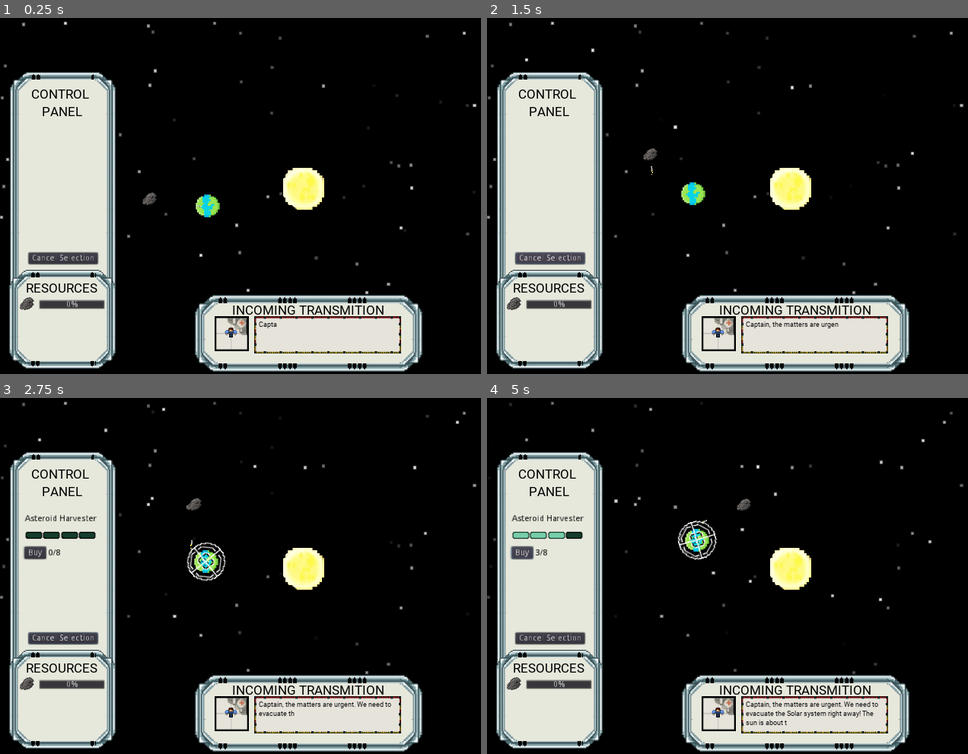
Above: before the commit, frames 1-4 (two rows, left to right).
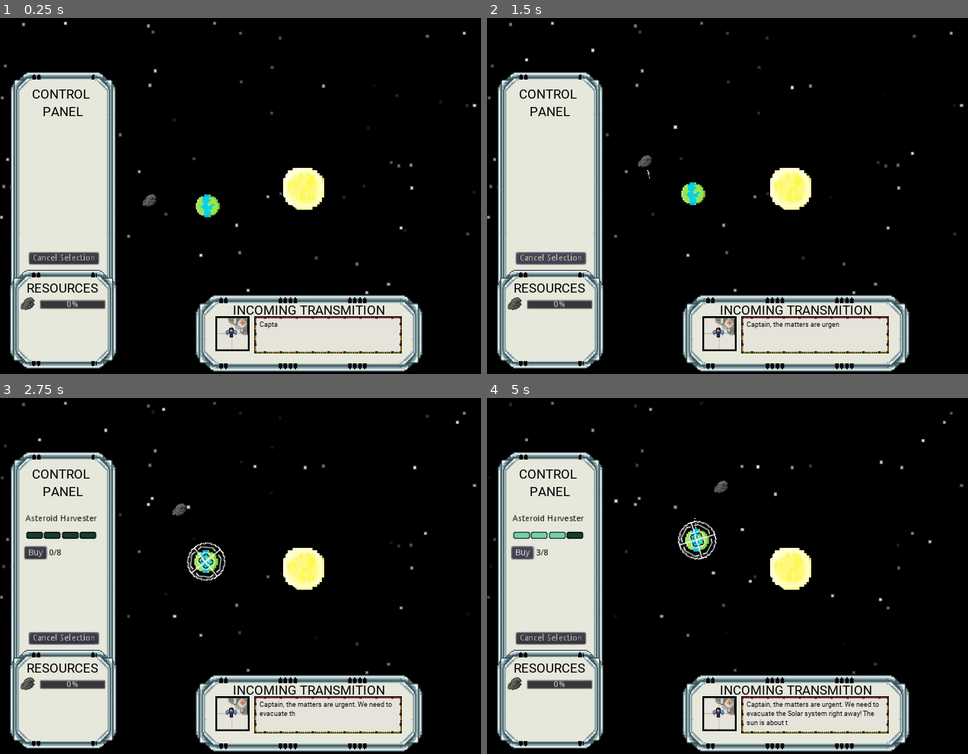
Above: after the commit, the same moments.

Repository: dev-cyprium/EndOfTheUniverse
Game: Godot game, scene res://Scenes/Main.tscn
Same seed, same stepped clock (60 frames per second), same inputs: the game is played once before the commit and once after it.
Inputs (mouse positions are in pixels of both pictures, inside the frame that each line leads up to):
- Up to frame 1 (0.25 s): no input
- Up to frame 2 (1.5 s): move the mouse to (814, 334) at 0.52 s; click (814, 334) at 0.67 s; click "Cancel Selection" at 1.25 s
- Up to frame 3 (2.75 s): move the mouse to (206, 568) at 2.02 s; click (206, 568) at 2.17 s
- Up to frame 4 (5 s): click "Buy" at 2.75 s; click "Buy" at 3.5 s; click "Buy" at 4.25 s

The runs differ from the first frame. In frame 1, 4.1% of the frame differs, in the area x 1-84%, y 15-100%; in frame 2, 4.3%; in frame 3, 4.7%; in frame 4, 5.0%.

Commit message:
finish rocket resource gathering

Diff:
--- a/Scenes/GameObject/Rocket.tscn
+++ b/Scenes/GameObject/Rocket.tscn
@@ -35,29 +35,30 @@
 script = ExtResource( 2 )
 
 [node name="CollisionShape2D" type="CollisionShape2D" parent="Area"]
-shape = SubResource( 4 )
+shape = SubResource( 5 )
 
-[node name="Sprite2" type="Sprite" parent="Area"]
+[node name="RocketSprite" type="Sprite" parent="Area"]
+z_index = -5
 texture = ExtResource( 1 )
 
-[node name="Flame#1" type="Particles2D" parent="Area/Sprite2"]
+[node name="Flame#1" type="Particles2D" parent="Area/RocketSprite"]
 position = Vector2( -0.178699, 2.00878 )
 z_index = -4
 lifetime = 0.8
 speed_scale = 0.4
-process_material = SubResource( 3 )
+process_material = SubResource( 4 )
 
-[node name="Flame#2" type="Particles2D" parent="Area/Sprite2"]
+[node name="Flame#2" type="Particles2D" parent="Area/RocketSprite"]
 position = Vector2( 0.678923, 3.3282 )
 z_index = -1
 lifetime = 0.8
 speed_scale = 0.4
-process_material = SubResource( 3 )
+process_material = SubResource( 4 )
 
-[node name="Flame#3" type="Particles2D" parent="Area/Sprite2"]
+[node name="Flame#3" type="Particles2D" parent="Area/RocketSprite"]
 position = Vector2( -0.772436, 3.26223 )
 z_index = -4
 lifetime = 0.8
 speed_scale = 0.4
-process_material = SubResource( 3 )
+process_material = SubResource( 4 )
 [connection signal="area_shape_entered" from="Area" to="Area" method="_on_KinematicBody2D_area_shape_entered"]
--- a/Scenes/Main.tscn
+++ b/Scenes/Main.tscn
@@ -7,29 +7,12 @@
 [ext_resource path="res://assets/asteroid.png" type="Texture" id=5]
 [ext_resource path="res://Scenes/UI/GUI.tscn" type="PackedScene" id=6]
 [ext_resource path="res://Scripts/Manager.gd" type="Script" id=7]
+[ext_resource path="res://Scripts/Game/Rotate.gd" type="Script" id=8]
 
 [sub_resource type="CircleShape2D" id=1]
 radius = 23.7286
 
-[sub_resource type="GDScript" id=2]
-script/source = "extends \"res://Scripts/Clickable.gd\"
-
-export var rotate_speed = 1.0
-
-var sun = null
-var angle = 0.1
-
-func _ready():
-	sun = get_parent()
-
-func spawn_rocket():
-	pass
-
-func _process(delta):
-	self.position = self.position.rotated((angle * rotate_speed) * delta)
-"
-
-[sub_resource type="CircleShape2D" id=3]
+[sub_resource type="CircleShape2D" id=2]
 radius = 17.2332
 
 [node name="Game" type="Node2D"]
@@ -49,9 +32,9 @@
 [node name="UI" type="CanvasLayer" parent="."]
 
 [node name="GUI" parent="UI" instance=ExtResource( 6 )]
-margin_left = 6.92362
+margin_left = 7.87363
 margin_top = 2.85858
-margin_right = 6.92358
+margin_right = 7.87354
 margin_bottom = 2.85858
 
 [node name="sun" type="Sprite" parent="."]
@@ -60,6 +43,7 @@
 
 [node name="earth" type="Sprite" parent="sun"]
 position = Vector2( -161.087, 32.7985 )
+z_index = 5
 texture = ExtResource( 2 )
 script = ExtResource( 3 )
 extra = "EarthGauge"
@@ -79,12 +63,14 @@
 position = Vector2( -97.9481, 0.847961 )
 texture = ExtResource( 5 )
 offset = Vector2( -0.189331, -0.00512695 )
-script = SubResource( 2 )
-rotate_speed = 5.0
+script = ExtResource( 8 )
+rotate_speed = 4.0
 
 [node name="AsteroidArea" type="Area2D" parent="sun/earth/asteroid"]
 
 [node name="CollisionShape2D" type="CollisionShape2D" parent="sun/earth/asteroid/AsteroidArea"]
-shape = SubResource( 3 )
+shape = SubResource( 2 )
+[connection signal="ResourceUpdate" from="Manager" to="UI/GUI" method="_on_Manager_ResourceUpdate"]
 [connection signal="CancelSelection" from="UI/GUI" to="Manager" method="_on_GUI_CancelSelection"]
-[connection signal="input_event" from="sun/earth/EarthArea" to="sun/earth" method="_on_KinematicBody2D_input_event"]
+[connection signal="input_event" from="sun/earth/EarthArea" to="sun/earth" method="_on_clickable_input_event"]
+[connection signal="input_event" from="sun/earth/asteroid/AsteroidArea" to="sun/earth/asteroid" method="_on_clickable_input_event"]
--- a/Scenes/PlanetGauges/EarthGauge.tscn
+++ b/Scenes/PlanetGauges/EarthGauge.tscn
@@ -1,8 +1,6 @@
 [gd_scene load_steps=2 format=2]
 
 [ext_resource path="res://Scenes/UI/Gauge.tscn" type="PackedScene" id=1]
-
-
 
 [node name="EarthGauge" instance=ExtResource( 1 )]
 margin_left = 0.0
--- a/Scenes/UI/GUI.tscn
+++ b/Scenes/UI/GUI.tscn
@@ -9,11 +9,6 @@
 [ext_resource path="res://Scripts/UI/RichTextLabel.gd" type="Script" id=7]
 [ext_resource path="res://Scenes/PlanetGauges/EarthGauge.tscn" type="PackedScene" id=8]
 [ext_resource path="res://Scripts/UI/GUI.gd" type="Script" id=9]
-
-
-
-
-
 
 [sub_resource type="DynamicFont" id=1]
 size = 22
@@ -104,7 +99,7 @@
 "_edit_use_anchors_": false
 }
 
-[node name="ProgressBar" type="ProgressBar" parent="Resources"]
+[node name="AsteroidProgress" type="ProgressBar" parent="Resources"]
 margin_left = 50.38
 margin_top = 50.095
 margin_right = 162.38
--- a/Scripts/Clickable.gd
+++ b/Scripts/Clickable.gd
@@ -18,7 +18,7 @@
 			node.hide()
 	emit_signal("ItemSelected", node)
 
-func _on_KinematicBody2D_input_event(_viewport, event, _shape_idx):
+func _on_clickable_input_event(_viewport, event, _shape_idx):
 	if event is InputEventMouseButton:
 		if(event.button_index == 1 and
 		   event.is_pressed() and
--- a/Scripts/Game/Rocket.gd
+++ b/Scripts/Game/Rocket.gd
@@ -1,11 +1,58 @@
 extends Area2D
 var target = null
+var insideEarthTimer = 0
+var insideEarth = false
+var insideAsteroidTimer = 0
+var insideAsteroid = false
+var manager = null
+var resourceIncreasedFrame = false
+var asteroidInsideFrame = false
+
+func asteroid():
+	return get_tree().get_nodes_in_group("asteroid")[0]
 
 func _ready():
-	target = get_tree().get_nodes_in_group("asteroid")[0]
+	manager = get_tree().get_nodes_in_group("manager")[0]
+	target = asteroid()
 
 var t = 0
+
+
+func _process(delta):
+	if insideEarth:
+		insideEarthTimer += delta
+
+	if insideAsteroid:
+		insideAsteroidTimer += delta
+
+	if insideAsteroidTimer >= 0.4 and not asteroidInsideFrame:
+		self.hide()
+		asteroidInsideFrame = true
+
+	if insideEarthTimer >= 0.4 and not resourceIncreasedFrame:
+		resourceIncreasedFrame = true
+		self.hide()
+		manager.incr_resource('asteroid', 1)
+
+	if insideAsteroidTimer > 2.3:
+		insideAsteroidTimer = 0
+		insideAsteroid = false
+		asteroidInsideFrame = false
+		self.show()
+		target = get_parent().get_parent()
+
+	if insideEarthTimer > 2.3:
+		insideEarthTimer = 0
+		insideEarth = false
+		resourceIncreasedFrame = false
+		self.show()
+		target = asteroid()
+
+
 func _physics_process(delta):
+	if target == null:
+		return
+
 	var desired = target.position - self.position
 	desired = desired.normalized()
 
@@ -16,6 +63,6 @@
 
 func _on_KinematicBody2D_area_shape_entered(_area_id, area, _b, _c):
 	if (target.name == "asteroid" and area.name == "AsteroidArea"):
-		target = get_parent().get_parent()
+		insideAsteroid = true
 	if (target.name != "asteroid" and area.name == "EarthArea"):
-		target = get_tree().get_nodes_in_group("asteroid")[0]
+		insideEarth = true
--- a/Scripts/Manager.gd
+++ b/Scripts/Manager.gd
@@ -4,6 +4,11 @@
 var go = null
 var prevParent = null
 var handled = false
+var resources = {
+	"asteroid": 0
+}
+
+signal ResourceUpdate
 
 func _ready():
 	go = clicker.instance()
@@ -21,6 +26,10 @@
 	prevParent = node
 	handled = true
 
+func incr_resource(type, amt):
+	resources[type] += amt
+	emit_signal("ResourceUpdate", resources)
+
 func _on_GUI_CancelSelection():
 	if prevParent:
 		prevParent.remove_child(go)
--- a/Scripts/UI/GUI.gd
+++ b/Scripts/UI/GUI.gd
@@ -1,6 +1,14 @@
 extends Control
 
 signal CancelSelection
+var asteroid_progress = null
+
+func _ready():
+	asteroid_progress = find_node("AsteroidProgress")
 
 func _on_Button_pressed():
 	emit_signal("CancelSelection")
+
+
+func _on_Manager_ResourceUpdate(resources):
+	asteroid_progress.value = resources["asteroid"]
--- a/Scripts/UI/RichTextLabel.gd
+++ b/Scripts/UI/RichTextLabel.gd
@@ -2,7 +2,8 @@
 
 var texts = [
 	"Captain, the matters are urgent. We need to evacuate the Solar system right away! The sun is about to consume everything!",
-	"Start by minning that asteriod over there. And be quick! There is no time to spear"
+	"Start by minning that asteriod over there. And be quick! There is no time to spear",
+	"[LMB] on Earth to create a new asteroid miner"
 ]
 var index = 0
 var activeText = texts[index]
--- a/Scripts/UI/Switch.gd
+++ b/Scripts/UI/Switch.gd
@@ -9,7 +9,6 @@
 var state = 0
 
 func _ready():
-	print("INITIALIZED!")
 	for child in get_child(0).get_child(1).get_children():
 		child.texture = off_state;
 
Not shown: 2 places in Scenes/GameObject/Rocket.tscn that only renumber resources
